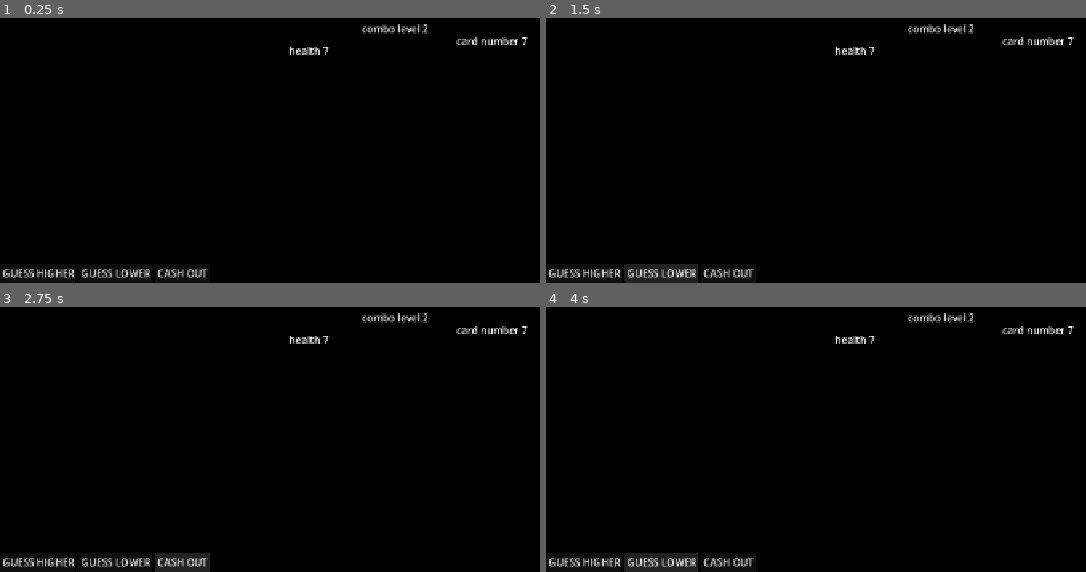
Above: before the commit, frames 1-4 (two rows, left to right).
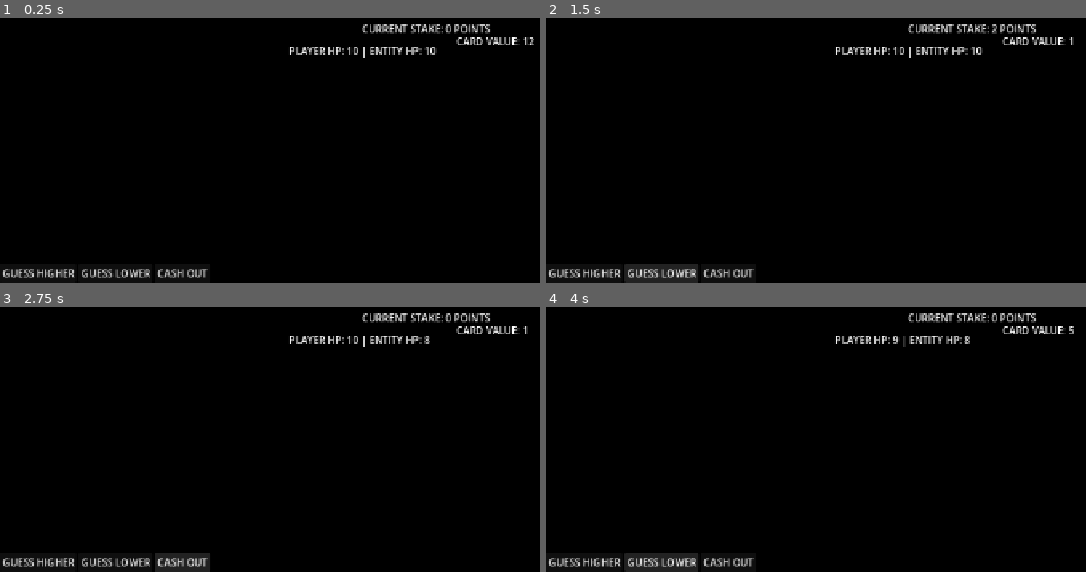
Above: after the commit, the same moments.

Repository: wadahac/HighLowPrototype
Game: Godot game, scene res://scenes/main.tscn
Two runs of this game, one before a commit and one after it. Both use one fixed random seed, a clock stepped at 60 frames per second and the inputs below.
Inputs:
- Up to frame 1 (0.25 s): no input
- Up to frame 2 (1.5 s): click "GUESS HIGHER" at 0.5 s; click "GUESS LOWER" at 1.25 s
- Up to frame 3 (2.75 s): click "CASH OUT" at 2 s
- Up to frame 4 (4 s): click "GUESS HIGHER" at 2.75 s; click "GUESS LOWER" at 3.5 s

The runs differ from the first frame. In frame 1, 1.4% of the frame differs, in the area x 53-99%, y 2-16%; in frame 2, 1.4%; in frame 3, 1.4%; in frame 4, 1.4%.

Commit message:
working shitty prototype

Diff:
--- a/high-low-prototype/scenes/main.tscn
+++ b/high-low-prototype/scenes/main.tscn
@@ -1,6 +1,9 @@
 [gd_scene format=3 uid="uid://deopnk5xm7ek2"]
 
+[ext_resource type="Script" uid="uid://dtgy32ffiy1h7" path="res://src/HighLowGameManager.gd" id="1_o5qli"]
+
 [node name="Main" type="Node2D" unique_id=182343160]
+script = ExtResource("1_o5qli")
 
 [node name="UI_Layer" type="CanvasLayer" parent="." unique_id=1495939711]
 
@@ -90,3 +93,5 @@
 [node name="CashOutButton" type="Button" parent="UI_Layer/ButtonsContainer" unique_id=749436423]
 layout_mode = 2
 text = "CASH OUT"
+
+[node name="Node" type="Node" parent="." unique_id=264529255]
